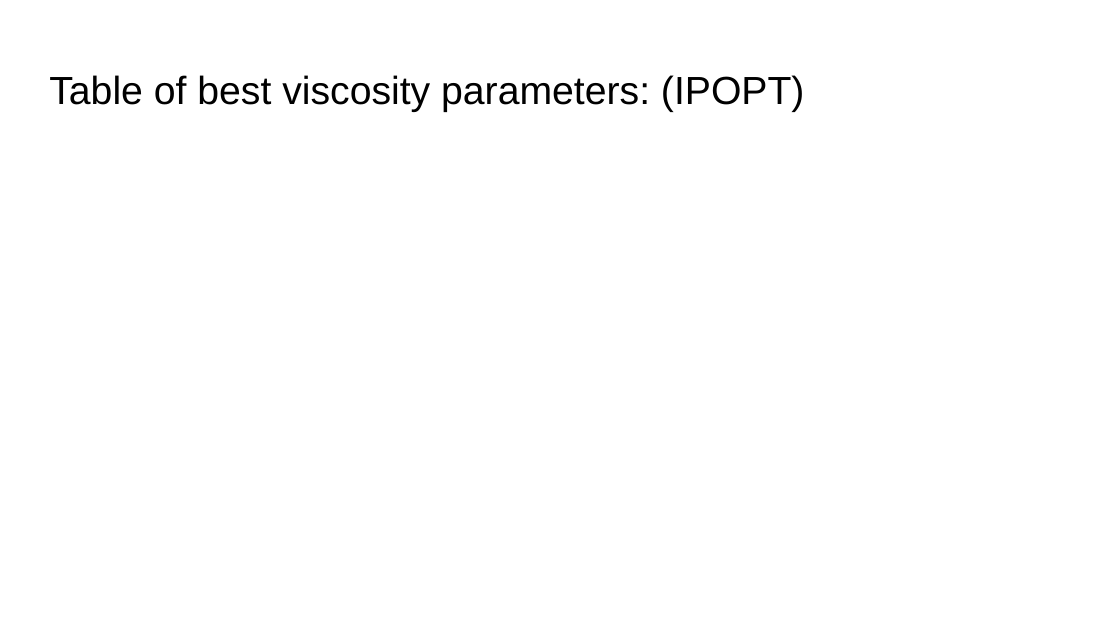
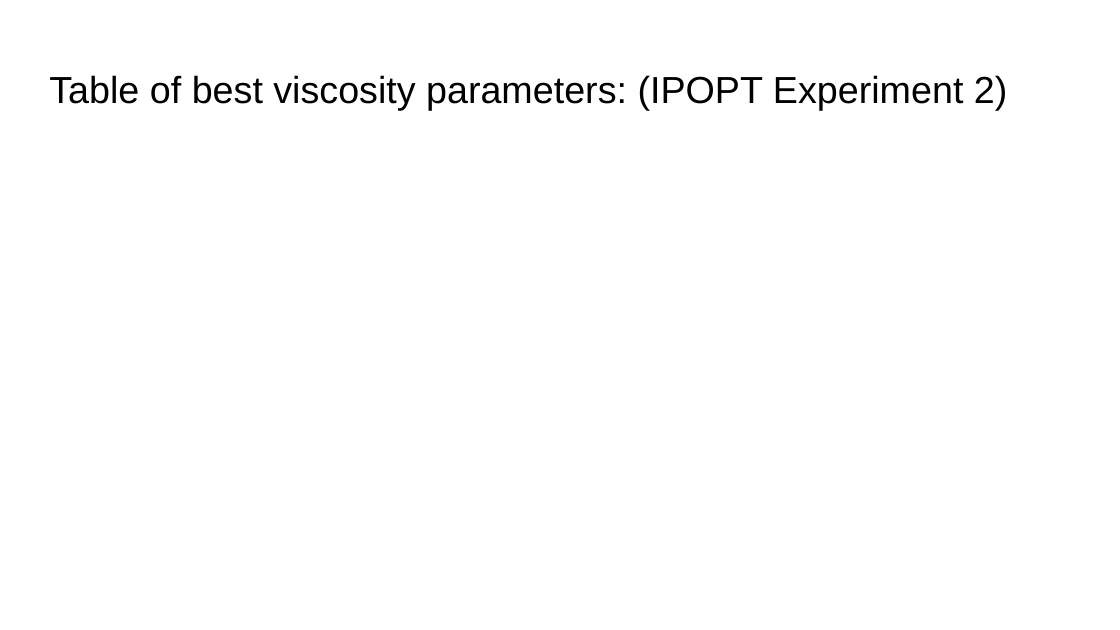
Before and after one commit to Quijanove/viscosity_liquid_transfer_Pablo, a slide deck: slide 5 of Sartorious_experiments/Finalised_Data/Sartorious Experiments Summary Statistics.pptx (slide 4 before the commit). Drawn at 1120x630 pixels with LibreOffice and Linux fonts; fonts in the diff are those of the drawing. Boxes give left, top, right and bottom in pixels: in the first picture for what was removed or moved away, otherwise in the second. Text is boxed around its words. In the diff, an @@ line names an element or a change of style, - is before the commit and + after.

```diff
--- a/Sartorious_experiments/Finalised_Data/Sartorious Experiments Summary Statistics.pptx
+++ b/Sartorious_experiments/Finalised_Data/Sartorious Experiments Summary Statistics.pptx
@@ title at [49,75,1008,110]: text changed; size 25.2 to 24.2 pt @@
-Table of best viscosity parameters: (IPOPT)
+Table of best viscosity parameters: (IPOPT Experiment 2)
```
Also in this commit, not shown: 1 other slide changed, 12 slides added, 8 other files.
